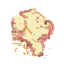
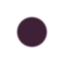
Before/after of a 64 × 64 layered artwork. What changed in the layer stack:
hid "Calque 5", painted on it over left=10, top=7, right=55, bottom=59
showed "Flash" over left=15, top=15, right=49, bottom=49
